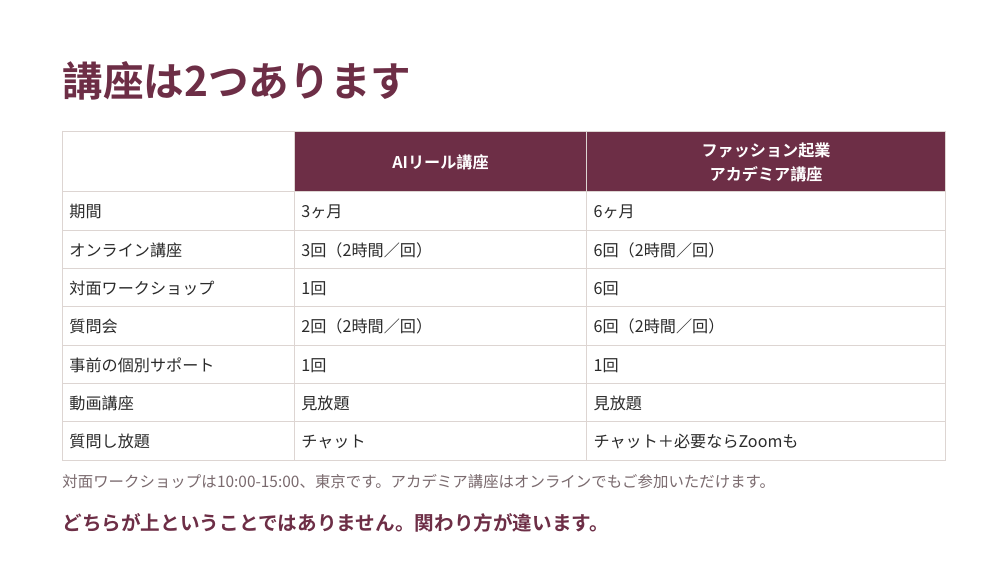
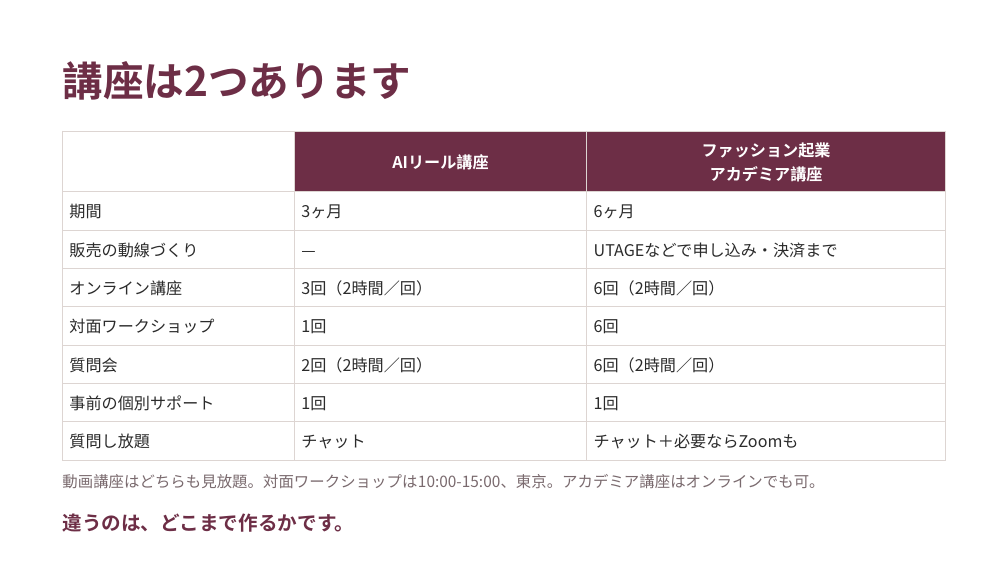
Before and after one commit to fashio17/potential-lamp, a slide deck: slide 21 of 運用/スライド/説明会_20260916.pptx. Drawn at 1008x567 pixels with LibreOffice and Linux fonts; fonts in the diff are those of the drawing. Boxes give left, top, right and bottom in pixels: in the first picture for what was removed or moved away, otherwise in the second. Text is boxed around its words. In the diff, an @@ line names an element or a change of style, - is before the commit and + after.

```diff
--- a/運用/スライド/説明会_20260916.pptx
+++ b/運用/スライド/説明会_20260916.pptx
@@ table at (62, 131, 946, 453) @@
+row 3: 販売の動線づくり | — | UTAGEなどで申し込み・決済まで
-row 7: 動画講座 | 見放題 | 見放題
@@ text at (62, 474, 824, 488): text changed @@
-対面ワークショップは10:00-15:00、東京です。アカデミア講座はオンラインでもご参加いただけます。
+動画講座はどちらも見放題。対面ワークショップは10:00-15:00、東京。アカデミア講座はオンラインでも可。
@@ text at (62, 513, 354, 532): text changed @@
-どちらが上ということではありません。関わり方が違います。
+違うのは、どこまで作るかです。
```
Also in this commit, not shown: 4 other slides changed, 3 other files.
